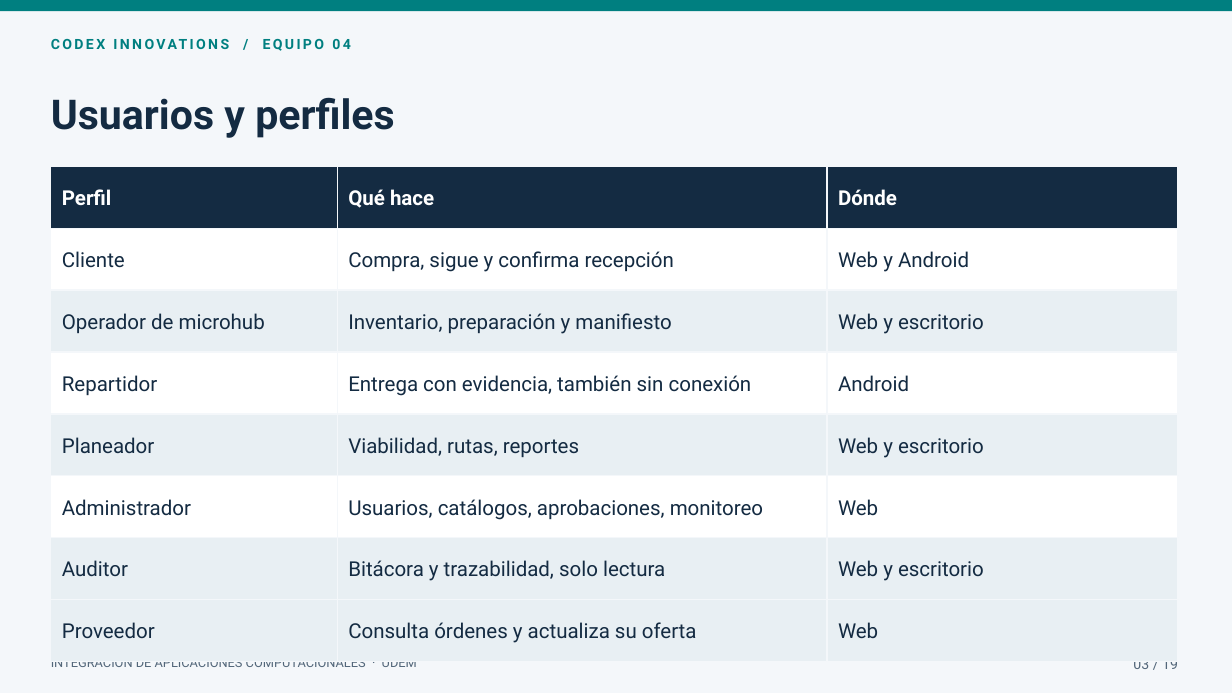
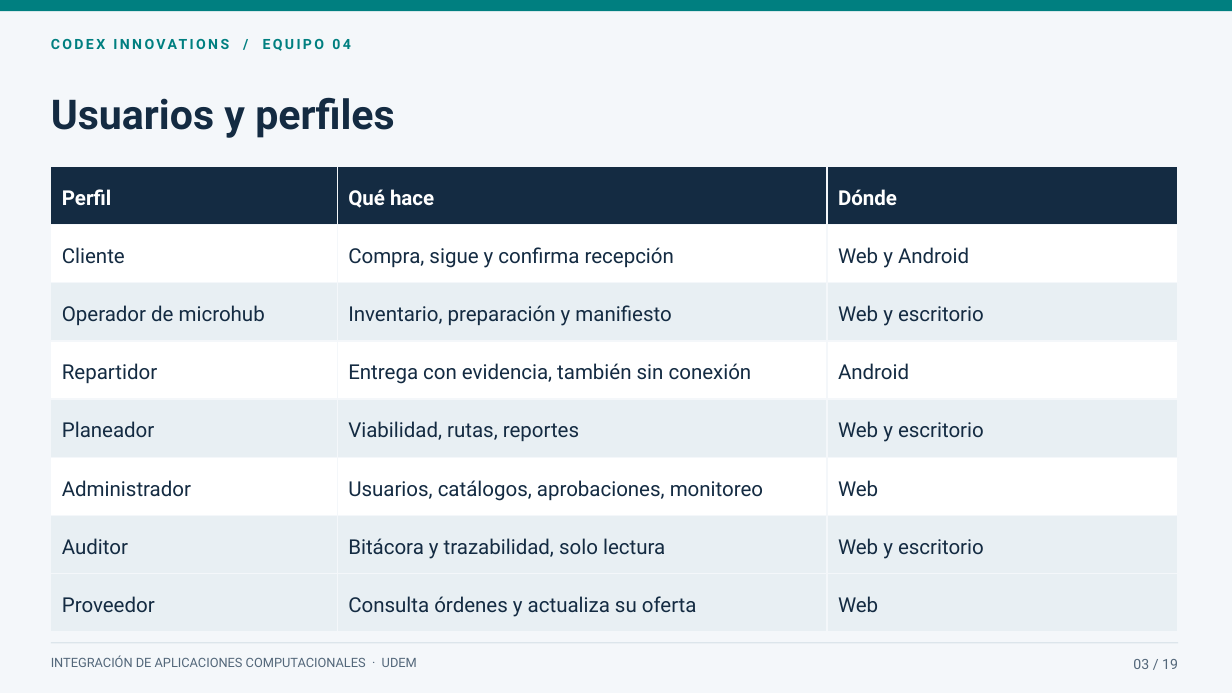
Before and after one commit to mauro-castp/proyecto-integracion, a slide deck: slide 3 of presentacion/Microhubs · Presentación final.pptx. Drawn at 1232x693 pixels with LibreOffice and Linux fonts; fonts in the diff are those of the drawing. Boxes give left, top, right and bottom in pixels: in the first picture for what was removed or moved away, otherwise in the second. Text is boxed around its words. In the diff, an @@ line names an element or a change of style, - is before the commit and + after.

```diff
--- a/presentacion/Microhubs · Presentación final.pptx
+++ b/presentacion/Microhubs · Presentación final.pptx
@@ rectangle resized from (x1=51, y1=228, x2=337, y2=290) to (x1=51, y1=225, x2=337, y2=283) @@
@@ 3 texts moved together from (x1=62, y1=251, x2=969, y2=272) to (x1=62, y1=247, x2=969, y2=268) @@
@@ rectangle resized from (x1=337, y1=228, x2=827, y2=290) to (x1=337, y1=225, x2=827, y2=283) @@
@@ rectangle resized from (x1=827, y1=228, x2=1178, y2=290) to (x1=827, y1=225, x2=1178, y2=283) @@
@@ rectangle resized from (x1=51, y1=290, x2=337, y2=352) to (x1=51, y1=283, x2=337, y2=341) @@
@@ rectangle resized from (x1=337, y1=290, x2=827, y2=352) to (x1=337, y1=283, x2=827, y2=341) @@
@@ rectangle resized from (x1=827, y1=290, x2=1178, y2=352) to (x1=827, y1=283, x2=1178, y2=341) @@
@@ rectangle resized from (x1=51, y1=352, x2=337, y2=414) to (x1=51, y1=341, x2=337, y2=399) @@
@@ 6 texts moved together from (x1=62, y1=313, x2=984, y2=396) to (x1=62, y1=305, x2=984, y2=384) @@
@@ rectangle resized from (x1=337, y1=352, x2=827, y2=414) to (x1=337, y1=341, x2=827, y2=399) @@
@@ rectangle resized from (x1=827, y1=352, x2=1178, y2=414) to (x1=827, y1=341, x2=1178, y2=399) @@
@@ rectangle resized from (x1=51, y1=414, x2=337, y2=476) to (x1=51, y1=399, x2=337, y2=457) @@
@@ 3 texts moved together from (x1=62, y1=437, x2=984, y2=458) to (x1=62, y1=421, x2=984, y2=442) @@
@@ rectangle resized from (x1=337, y1=414, x2=827, y2=476) to (x1=337, y1=399, x2=827, y2=457) @@
@@ rectangle resized from (x1=827, y1=414, x2=1178, y2=476) to (x1=827, y1=399, x2=1178, y2=457) @@
@@ 6 texts, 3 rectangles moved together from (x1=51, y1=476, x2=1178, y2=581) to (x1=51, y1=457, x2=1178, y2=559) @@
@@ rectangle resized from (x1=51, y1=538, x2=337, y2=600) to (x1=51, y1=516, x2=337, y2=574) @@
@@ rectangle resized from (x1=337, y1=538, x2=827, y2=600) to (x1=337, y1=516, x2=827, y2=574) @@
@@ rectangle resized from (x1=827, y1=538, x2=1178, y2=600) to (x1=827, y1=516, x2=1178, y2=574) @@
@@ rectangle resized from (x1=51, y1=600, x2=337, y2=662) to (x1=51, y1=574, x2=337, y2=632) @@
@@ 3 texts moved together from (x1=62, y1=622, x2=878, y2=643) to (x1=62, y1=596, x2=878, y2=617) @@
@@ rectangle resized from (x1=337, y1=600, x2=827, y2=662) to (x1=337, y1=574, x2=827, y2=632) @@
@@ rectangle resized from (x1=827, y1=600, x2=1178, y2=662) to (x1=827, y1=574, x2=1178, y2=632) @@
```
Also in this commit, not shown: 9 other slides changed, 23 other files.
